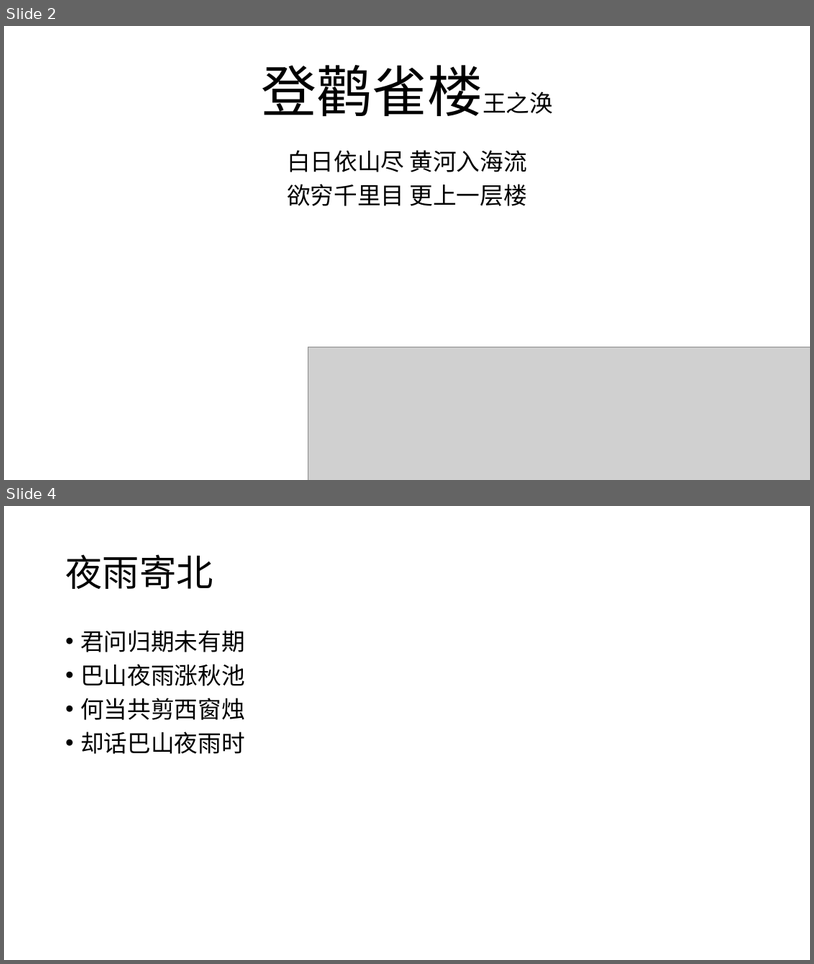
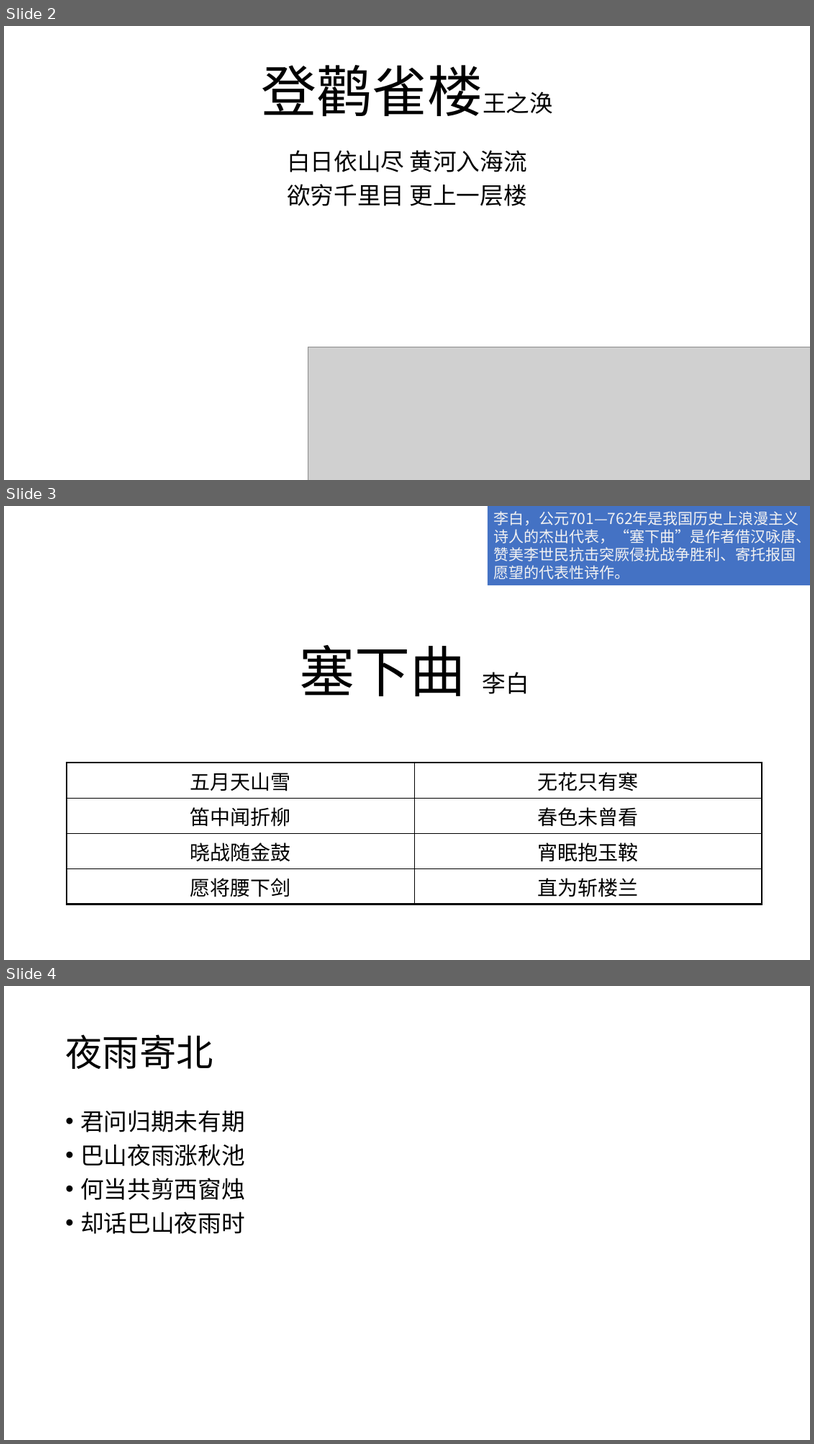
Before and after one commit to ChuckTest/ppt-test, a slide deck: Exercise1.pptx. Shown one above the other, each under a label of ours: slides 2 and 4 before the commit, slides 2, 3 and 4 after it; the slides between them are not shown. The pictures are 814x964 and 814x1444 pixels, drawn with LibreOffice and Linux fonts; fonts in the diff are those of the drawing; grey boxes stand for pictures. Boxes give left, top, right and bottom in pixels: in the first picture for what was removed or moved away, otherwise in the second. Text is boxed around its words. In the diff, an @@ line names an element or a change of style, - is before the commit and + after.

Commit message:
（五）制作表格幻灯片  塞下曲

```diff
--- a/Exercise1.pptx
+++ b/Exercise1.pptx
@@ slide 3 added at bbox=[4, 506, 810, 960], background #FFFFFF @@
@@ rectangle added at bbox=[488, 506, 810, 585], fill #4472C4, 18 pt, text #F2F2F2 @@
+李白，公元701—762年是我国历史上浪漫主义诗人的杰出代表，“塞下曲”是作者借汉咏唐、赞美李世民抗击突厥侵扰战争胜利、寄托报国愿望的代表性诗作。
@@ title added at bbox=[300, 645, 530, 696], 66 pt, text #000000 @@
+塞下曲 李白
@@ table added at bbox=[67, 762, 763, 900], 4 rows, 2 columns @@
+五月天山雪 | 无花只有寒
+笛中闻折柳 | 春色未曾看
+晓战随金鼓 | 宵眠抱玉鞍
+愿将腰下剑 | 直为斩楼兰
```
Also in this commit, not shown: 1 slide changed, 1 slide removed.
